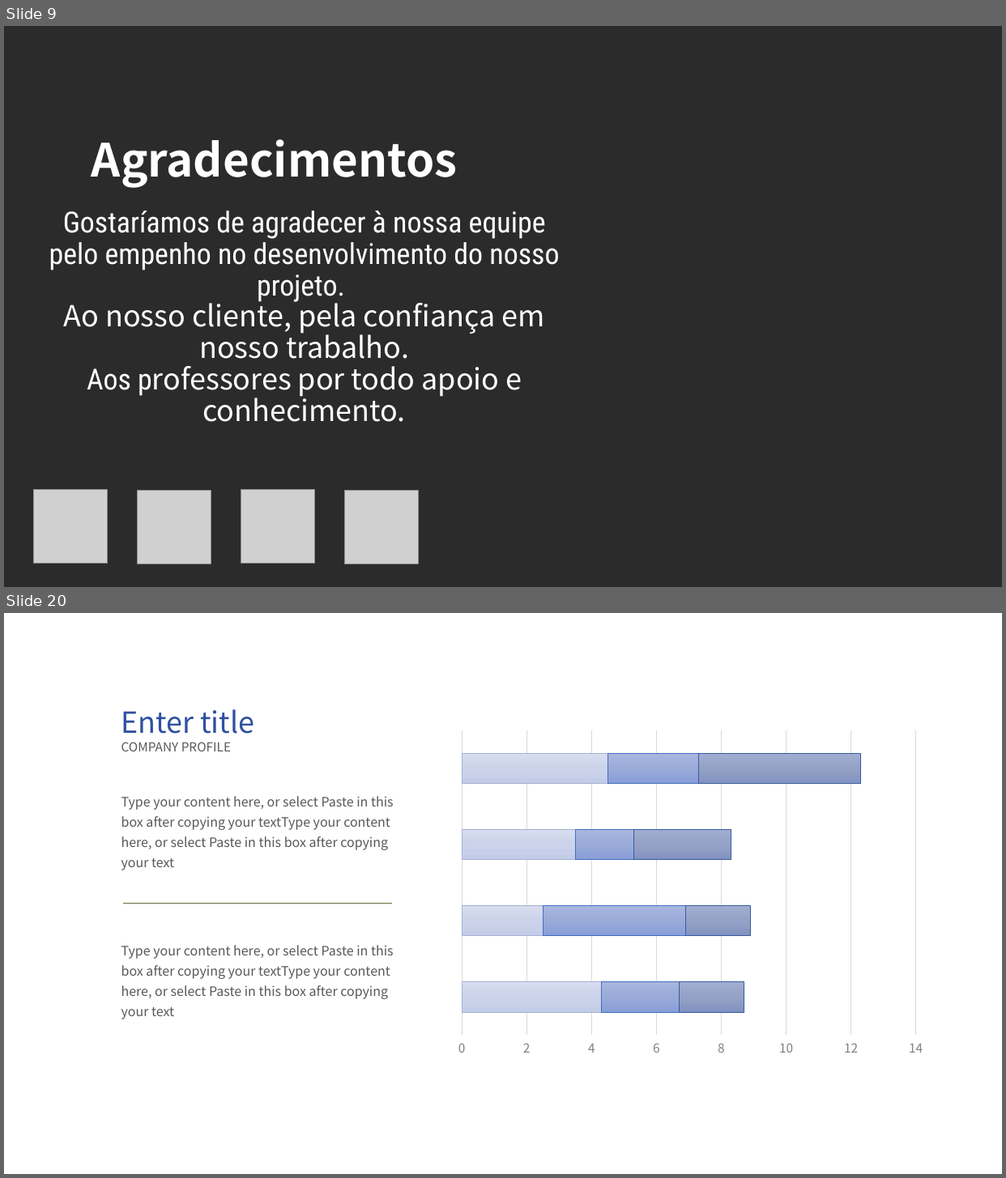
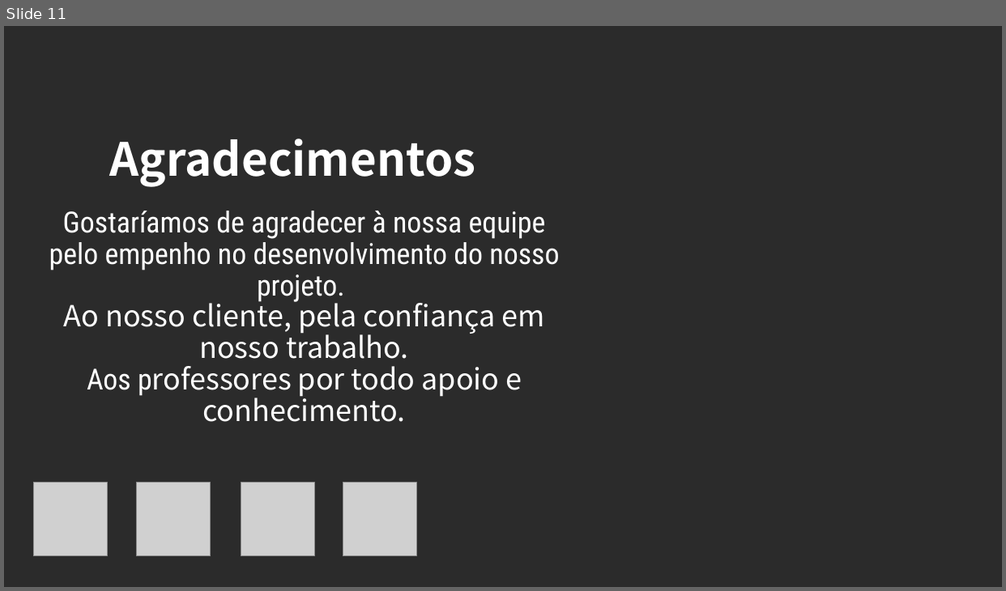
Before and after one commit to 2ADSC-Grupo9-HSO/Documentacao, a slide deck: HSOsprint2.pptx. Shown one above the other, each under a label of ours: slides 9 and 20 before the commit, slide 11 after it; the slides between them are not shown. The pictures are 1006x1178 and 1006x591 pixels, drawn with LibreOffice and Linux fonts; fonts in the diff are those of the drawing; grey boxes stand for pictures; background and template pictures are left out; a plain dark background stands for a picture behind light text. Boxes give left, top, right and bottom in pixels: in the first picture for what was removed or moved away, otherwise in the second. Text is boxed around its words. In the diff, an @@ line names an element or a change of style, - is before the commit and + after.

```diff
--- a/HSOsprint2.pptx
+++ b/HSOsprint2.pptx
@@ slide 20 removed at (4, 613, 1002, 1174), background #FFFFFF @@
@@ text removed at (121, 709, 254, 734) @@
-Enter title
@@ bar stacked chart removed at (449, 724, 933, 1063) @@
-categories: 1, 2, 3, 4
-Series 1: 4.3, 2.5, 3.5, 4.5
-Series 2: 2.4, 4.4, 1.8, 2.8
-Series 3: 2, 2, 3, 5
@@ text removed at (121, 742, 231, 752) @@
-COMPANY PROFILE
@@ text removed at (121, 796, 394, 871) @@
-Type your content here, or select Paste in this box after copying your textType your content here, or select Paste in this box after copying your text
@@ line removed from (123, 904) to (392, 904) @@
@@ text removed at (121, 945, 394, 1020) @@
-Type your content here, or select Paste in this box after copying your textType your content here, or select Paste in this box after copying your text
@@ what was slide 9 is now slide 11 @@
@@ slide 11 changed as well @@
@@ text "Agradecimentos": place and size @@
-text "Agradecimentos" at (91, 139, 457, 188)
+text "Agradecimentos" at (110, 139, 475, 187)
@@ picture: place and size @@
-picture at (138, 490, 211, 565)
+picture at (33, 483, 108, 557)
@@ picture: place and size @@
-picture at (34, 490, 108, 565)
+picture at (137, 483, 211, 557)
@@ picture: place and size @@
-picture at (241, 490, 315, 565)
+picture at (241, 483, 315, 557)
@@ picture: place and size @@
-picture at (345, 491, 419, 565)
+picture at (343, 483, 417, 557)
```
Also in this commit, not shown: 8 other slides changed, 2 slides added, 16 other slides removed.
